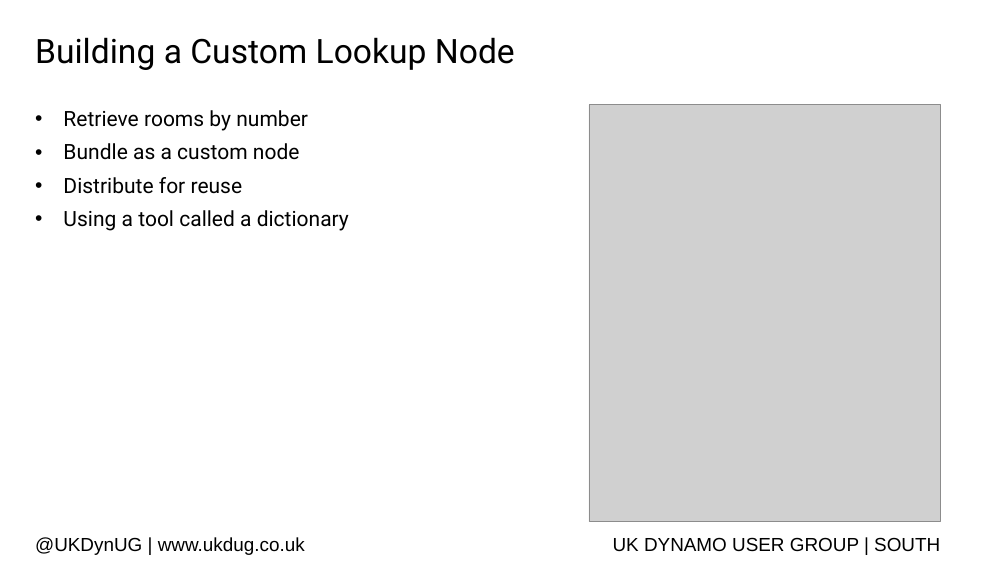
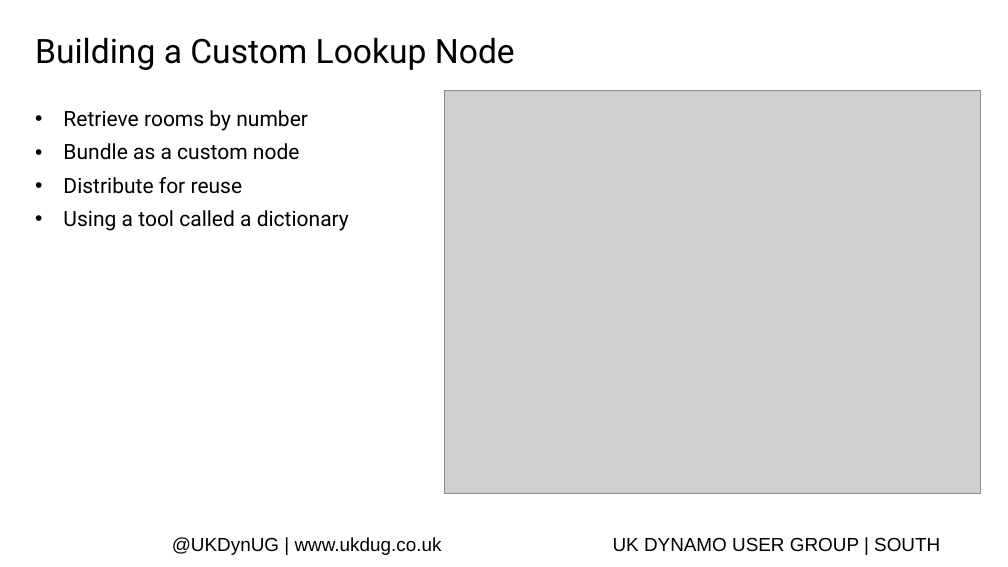
Before and after one commit to johnpierson/AU-Dynamo-Workshops, a slide deck: slide 18 of AU2018-London-Intermediate-Dynamo-Workshop/UKDUG-IntermediateDynamoWorkshop.pptx (slide 17 before the commit). Drawn at 1008x567 pixels with LibreOffice and Linux fonts; fonts in the diff are those of the drawing; grey boxes stand for pictures; background and template pictures are left out. Boxes give left, top, right and bottom in pixels: in the first picture for what was removed or moved away, otherwise in the second. Text is boxed around its words. In the diff, an @@ line names an element or a change of style, - is before the commit and + after.

Commit message:
Slide Updates

```diff
--- a/AU2018-London-Intermediate-Dynamo-Workshop/UKDUG-IntermediateDynamoWorkshop.pptx
+++ b/AU2018-London-Intermediate-Dynamo-Workshop/UKDUG-IntermediateDynamoWorkshop.pptx
@@ picture: place and size @@
-picture at bbox=[589, 105, 941, 522]
+picture at bbox=[445, 90, 981, 493]
@@ text "@UKDynUG | www.ukdug.co.uk": place and size @@
-text "@UKDynUG | www.ukdug.co.uk" at bbox=[35, 537, 305, 555]
+text "@UKDynUG | www.ukdug.co.uk" at bbox=[172, 537, 442, 555]
```
Also in this commit, not shown: 19 other slides changed, 2 slides added, 15 other files.
